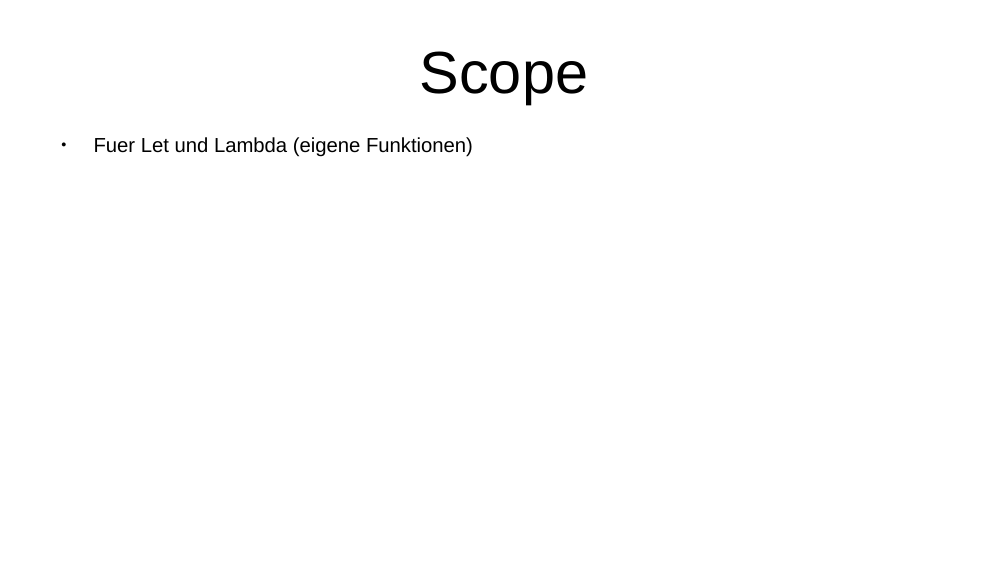
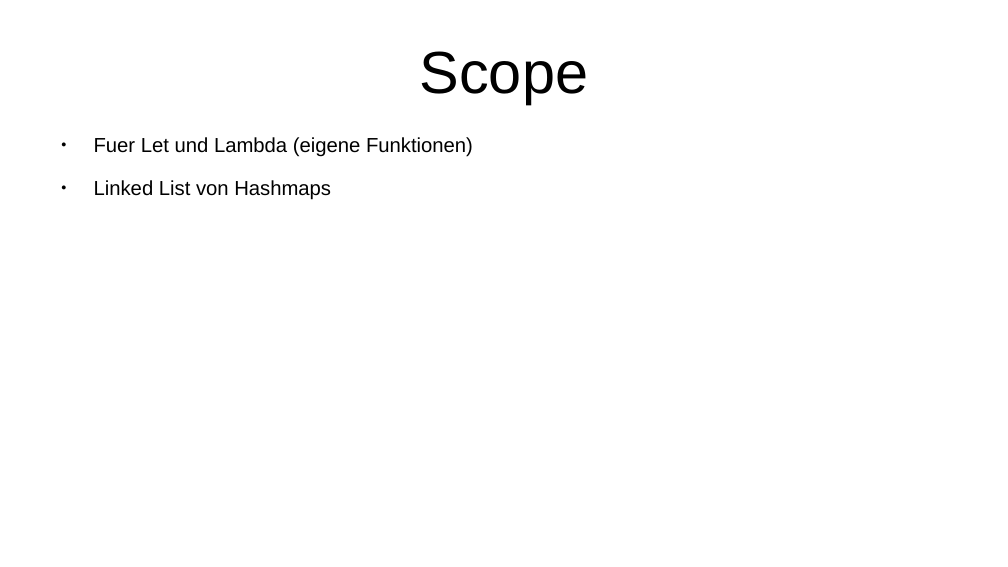
Before and after one commit to Iquiji/little-schemer-talk, a slide deck: slide 11 of Talk Engineering Day 2-6-2022.odp. Drawn at 1008x567 pixels with LibreOffice and Linux fonts; fonts in the diff are those of the drawing. Boxes give left, top, right and bottom in pixels: in the first picture for what was removed or moved away, otherwise in the second. Text is boxed around its words. In the diff, an @@ line names an element or a change of style, - is before the commit and + after.

```diff
--- a/Talk Engineering Day 2-6-2022.odp
+++ b/Talk Engineering Day 2-6-2022.odp
@@ text at (94,180,331,200): paragraph added @@
+● Linked List von Hashmaps
```
Also in this commit, not shown: 1 other slide changed.
